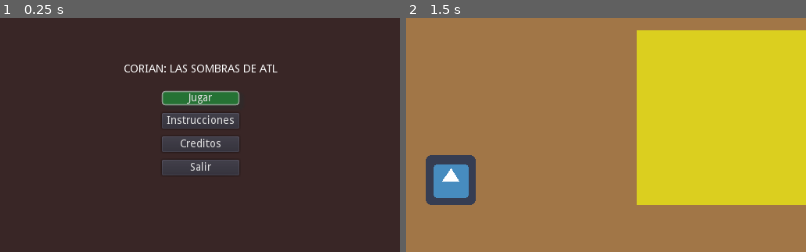
Above: before the commit, frames 1-2 (left to right).
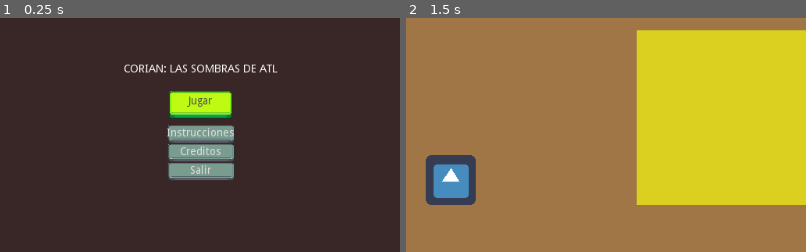
Above: after the commit, the same moments.

Repository: Riudux/Corian-Las-sombras-de-Atl
Game: Godot game, scene res://MenuInicio.tscn
The game is run twice, just before and just after one commit, with the same random seed, the same clock (stepped at 60 frames per second) and the same inputs. The engine's default icon, where the game draws it, is replaced by a stand-in: a white triangle on a blue panel in a dark square.
Inputs (mouse positions are % of the whole screen's width and height, from its top left):
- Up to frame 1 (0.25 s): no input
- Up to frame 2 (1.5 s): click "Jugar" at 0.5 s; tap Enter at 1.25 s; move the mouse to (75, 50) at 1.27 s; click (75, 50) at 1.42 s
The pictures show only the part of the screen within x 25-75%, y 28-78%; the shares and areas given below are measured in that part.

The runs differ from the first frame. In frame 1, 6.7% of the frame differs, in the area x 40-60%, y 31-70%; in frame 2, nothing differs.

Commit message:
temas botones 2.0
se crea un tema para botones primarios y secundarios a base de texturas (provisionales).

Diff:
--- a/MenuInicio.tscn
+++ b/MenuInicio.tscn
@@ -1,7 +1,8 @@
-[gd_scene load_steps=3 format=2]
+[gd_scene load_steps=4 format=2]
 
 [ext_resource path="res://MenuInicio.gd" type="Script" id=1]
-[ext_resource path="res://ui/tema_interfaz.tres" type="Theme" id=2]
+[ext_resource path="res://ui/tema1_interfaz.tres" type="Theme" id=2]
+[ext_resource path="res://ui/tema2_interfaz.tres" type="Theme" id=3]
 
 [node name="MenuInicio" type="Control"]
 anchor_right = 1.0
@@ -26,7 +27,7 @@
 margin_left = 413.0
 margin_top = 228.0
 margin_right = 610.0
-margin_bottom = 371.0
+margin_bottom = 372.0
 size_flags_horizontal = 4
 size_flags_vertical = 4
 size_flags_stretch_ratio = 0.0
@@ -44,36 +45,39 @@
 uppercase = true
 
 [node name="BotonesContenedor" type="VBoxContainer" parent="CanvasLayer/ContenedorPrincipal/ContenidoCenter"]
-margin_left = 49.0
+margin_left = 55.0
 margin_top = 35.0
-margin_right = 148.0
-margin_bottom = 143.0
+margin_right = 142.0
+margin_bottom = 144.0
 size_flags_horizontal = 4
 custom_constants/separation = 10
 alignment = 1
 
 [node name="BtnJugar" type="Button" parent="CanvasLayer/ContenedorPrincipal/ContenidoCenter/BotonesContenedor"]
-margin_right = 99.0
-margin_bottom = 18.0
+margin_right = 87.0
+margin_bottom = 37.6917
 theme = ExtResource( 2 )
 text = "Jugar"
 
 [node name="BtnInstrucciones" type="Button" parent="CanvasLayer/ContenedorPrincipal/ContenidoCenter/BotonesContenedor"]
-margin_top = 28.0
-margin_right = 99.0
-margin_bottom = 48.0
+margin_top = 47.0
+margin_right = 87.0
+margin_bottom = 61.0
+theme = ExtResource( 3 )
 text = "Instrucciones"
 
 [node name="BtnCreditos" type="Button" parent="CanvasLayer/ContenedorPrincipal/ContenidoCenter/BotonesContenedor"]
-margin_top = 58.0
-margin_right = 99.0
-margin_bottom = 78.0
+margin_top = 71.0
+margin_right = 87.0
+margin_bottom = 85.0
+theme = ExtResource( 3 )
 text = "Creditos"
 
 [node name="BtnSalir" type="Button" parent="CanvasLayer/ContenedorPrincipal/ContenidoCenter/BotonesContenedor"]
-margin_top = 88.0
-margin_right = 99.0
-margin_bottom = 108.0
+margin_top = 95.0
+margin_right = 87.0
+margin_bottom = 109.0
+theme = ExtResource( 3 )
 text = "Salir"
 
 [node name="AudioStreamPlayer" type="AudioStreamPlayer" parent="."]
--- a/pausa.tscn
+++ b/pausa.tscn
@@ -1,7 +1,8 @@
-[gd_scene load_steps=3 format=2]
+[gd_scene load_steps=4 format=2]
 
 [ext_resource path="res://pausa.gd" type="Script" id=1]
-[ext_resource path="res://ui/tema_interfaz.tres" type="Theme" id=2]
+[ext_resource path="res://ui/tema1_interfaz.tres" type="Theme" id=2]
+[ext_resource path="res://ui/tema2_interfaz.tres" type="Theme" id=3]
 
 [node name="pausa" type="CanvasLayer"]
 pause_mode = 2
@@ -25,23 +26,25 @@
 
 [node name="btn_reanudar" type="Button" parent="VBoxContainer"]
 margin_right = 276.0
-margin_bottom = 18.0
+margin_bottom = 37.6917
 rect_pivot_offset = Vector2( 256, 131 )
 theme = ExtResource( 2 )
 text = "Reanudar"
 
 [node name="btn_options" type="Button" parent="VBoxContainer"]
-margin_top = 39.0
+margin_top = 58.0
 margin_right = 276.0
-margin_bottom = 59.0
+margin_bottom = 72.0
 rect_pivot_offset = Vector2( 256, 131 )
+theme = ExtResource( 3 )
 text = "Opciones"
 
 [node name="btn_exit" type="Button" parent="VBoxContainer"]
-margin_top = 80.0
+margin_top = 93.0
 margin_right = 276.0
-margin_bottom = 100.0
+margin_bottom = 107.0
 rect_pivot_offset = Vector2( 256, 131 )
+theme = ExtResource( 3 )
 text = "Guardar y Salir"
 
 [connection signal="pressed" from="VBoxContainer/btn_exit" to="." method="_on_btn_exit_pressed"]
--- /dev/null
+++ b/ui/tema1_interfaz.tres
@@ -0,0 +1,29 @@
+[gd_resource type="Theme" load_steps=7 format=2]
+
+[ext_resource path="res://textures/button1.png" type="Texture" id=1]
+[ext_resource path="res://textures/button1_pressed.png" type="Texture" id=2]
+[ext_resource path="res://textures/button1_hover.png" type="Texture" id=3]
+
+[sub_resource type="StyleBoxTexture" id=1]
+texture = ExtResource( 3 )
+region_rect = Rect2( 7.97998, 136.801, 426.577, 159.778 )
+
+[sub_resource type="StyleBoxTexture" id=2]
+texture = ExtResource( 1 )
+region_rect = Rect2( 14, 148, 407, 149 )
+margin_top = 6.84957
+margin_bottom = 16.8421
+
+[sub_resource type="StyleBoxTexture" id=3]
+texture = ExtResource( 2 )
+region_rect = Rect2( 16.3889, 126.847, 397.229, 176.849 )
+
+[resource]
+Button/colors/font_color = Color( 0.305882, 0.305882, 0.305882, 1 )
+Button/colors/font_color_disabled = Color( 0.458824, 0.505882, 0.552941, 1 )
+Button/colors/font_color_focus = Color( 0.262745, 0.262745, 0.262745, 1 )
+Button/colors/font_color_hover = Color( 0.054902, 0.0509804, 0.0509804, 1 )
+Button/colors/font_color_pressed = Color( 1, 1, 1, 1 )
+Button/styles/hover = SubResource( 1 )
+Button/styles/normal = SubResource( 2 )
+Button/styles/pressed = SubResource( 3 )
--- /dev/null
+++ b/ui/tema2_interfaz.tres
@@ -0,0 +1,32 @@
+[gd_resource type="Theme" load_steps=7 format=2]
+
+[ext_resource path="res://textures/button2.png" type="Texture" id=1]
+[ext_resource path="res://textures/button2_hover.png" type="Texture" id=2]
+[ext_resource path="res://textures/button2_pressed.png" type="Texture" id=3]
+
+[sub_resource type="StyleBoxTexture" id=1]
+texture = ExtResource( 2 )
+region_rect = Rect2( 23.8537, 142.895, 392.361, 148.925 )
+expand_margin_top = 5.0
+expand_margin_bottom = 8.0
+
+[sub_resource type="StyleBoxTexture" id=2]
+texture = ExtResource( 1 )
+region_rect = Rect2( 12.168, 139.881, 404.184, 160.338 )
+expand_margin_left = 2.0
+expand_margin_right = 2.0
+expand_margin_top = 5.0
+expand_margin_bottom = 8.0
+
+[sub_resource type="StyleBoxTexture" id=3]
+texture = ExtResource( 3 )
+region_rect = Rect2( 13.7519, 126.739, 417.635, 179.569 )
+expand_margin_left = 2.0
+expand_margin_right = 2.0
+expand_margin_top = 8.0
+expand_margin_bottom = 8.0
+
+[resource]
+Button/styles/hover = SubResource( 1 )
+Button/styles/normal = SubResource( 2 )
+Button/styles/pressed = SubResource( 3 )
--- a/ui/tema_interfaz.tres
+++ /dev/null
@@ -1,41 +0,0 @@
-[gd_resource type="Theme" load_steps=3 format=2]
-
-[sub_resource type="StyleBoxFlat" id=1]
-bg_color = Color( 0.188235, 0.552941, 0.294118, 1 )
-border_width_left = 4
-border_width_top = 4
-border_width_right = 4
-border_width_bottom = 4
-border_color = Color( 0.627451, 0.627451, 0.627451, 1 )
-border_blend = true
-corner_radius_top_left = 4
-corner_radius_top_right = 4
-corner_radius_bottom_right = 4
-corner_radius_bottom_left = 4
-shadow_size = 4
-shadow_offset = Vector2( 4, 4 )
-
-[sub_resource type="StyleBoxFlat" id=2]
-bg_color = Color( 0.145098, 0.447059, 0.203922, 1 )
-border_width_left = 2
-border_width_top = 2
-border_width_right = 2
-border_width_bottom = 2
-border_color = Color( 0.678431, 0.678431, 0.678431, 1 )
-border_blend = true
-corner_radius_top_left = 4
-corner_radius_top_right = 4
-corner_radius_bottom_right = 4
-corner_radius_bottom_left = 4
-shadow_color = Color( 0.168627, 0.168627, 0.168627, 0.6 )
-shadow_size = 4
-shadow_offset = Vector2( 4, 4 )
-
-[resource]
-Button/colors/font_color = Color( 0.878431, 0.878431, 0.878431, 1 )
-Button/colors/font_color_disabled = Color( 0.458824, 0.505882, 0.552941, 1 )
-Button/colors/font_color_focus = Color( 0.94, 0.94, 0.94, 1 )
-Button/colors/font_color_hover = Color( 0.94, 0.94, 0.94, 1 )
-Button/colors/font_color_pressed = Color( 1, 1, 1, 1 )
-Button/styles/hover = SubResource( 1 )
-Button/styles/normal = SubResource( 2 )
Binary file added: textures/button1.png
Not shown, added: textures/button1.png.import
Binary file added: textures/button1_hover.png
Not shown, added: textures/button1_hover.png.import
Binary file added: textures/button1_pressed.png
Not shown, added: textures/button1_pressed.png.import
Binary file added: textures/button2.png
Not shown, added: textures/button2.png.import
Binary file added: textures/button2_hover.png
Not shown, added: textures/button2_hover.png.import
Binary file added: textures/button2_pressed.png
Not shown, added: textures/button2_pressed.png.import
